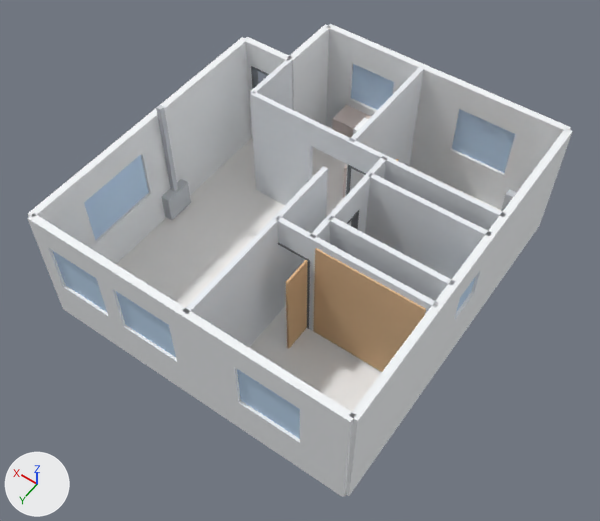
The OBJ model Departamento_01-01.obj as it was, and as the next commit left it.
Rendered twice from a 50 mm camera at (-2.49, 4.73, 12.86) aimed at (2.96, -2.89, 0.88). Every picture has the same lights, and +X, +Y and +Z are marked at lower left. The first picture is the older version. Where no turn or scale is listed for an object, it has been applied to the vertices.

The first picture shows '00_Piso_Ceramico_33x33', '01B_Ventanas_Aluminio', '01_Muros_Exteriores', '02C_Hojas_Puertas_Madera', '02E_Placards_Corredizos_Madera', '02_Tabiques_Interiores', '03_Calefactores_Tiro_Balanceado', '04_Equipamiento_Cocina_Bano' and 2 more.
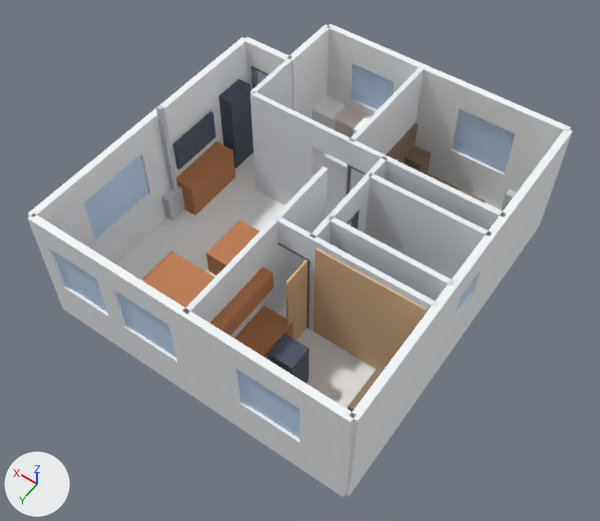
Changed parts and their boxes [x1, y1, x2, y2] in the pictures (600 x 521 px):
'05B_Muebles_Madera_Caoba', added (orange): after [142, 142, 293, 359]
'05D_Electronica_Y_Perchero', added: after [173, 79, 309, 383]
'05C_Muebles_Madera_Nogal', added: after [348, 123, 486, 412]
'04B_Sanitarios_Y_Termo', unchanged, uncovered by the edit: before [353, 117, 368, 135]; after [312, 96, 368, 217]

Diff of the bpy script that builds the scene:
```diff
--- a/Departamento_01-01.obj.py
+++ b/Departamento_01-01.obj.py
@@ mat_electronics_black @@
+mat_electronics_black = principled_material('Electronics_Black')
+mat_electronics_black.base_color = (0.08, 0.1, 0.14)  # greyish blue #505969
+mat_electronics_black.roughness = 0.827
@@ mat_furniture_wood_walnut @@
+mat_furniture_wood_walnut = principled_material('Furniture_Wood_Walnut')
+mat_furniture_wood_walnut.base_color = (0.29, 0.2, 0.13)  # brown #937c65
+mat_furniture_wood_walnut.roughness = 0.827
@@ mat_furniture_wood_mahogany @@
+mat_furniture_wood_mahogany = principled_material('Furniture_Wood_Mahogany')
+mat_furniture_wood_mahogany.base_color = (0.56, 0.22, 0.09)  # orange #c58155
+mat_furniture_wood_mahogany.roughness = 0.827
@@ me_05d_electronica_y_perchero @@
+me_05d_electronica_y_perchero.from_pydata(...)  # a box spanning x 5.93..6.23, y -5.34..-4.7, z 0.0..1.86; a box spanning x 6.13..6.19, y -4.39..-3.25, z 1.05..1.71; a box spanning x 1.68..2.18, y -1.36..-0.88, z 0.0..1.06
+me_05d_electronica_y_perchero.materials.append(mat_electronics_black)  # greyish blue #505969
@@ me_05c_muebles_madera_nogal @@
+me_05c_muebles_madera_nogal.from_pydata(...)  # a box spanning x 2.89..2.95, y -6.91..-4.69, z 0.1..1.25; a box spanning x 1.0..2.9, y -6.53..-5.07, z 0.0..0.48; a box spanning x 2.51..2.93, y -5.08..-4.64, z 0.0..0.62; a box spanning x 2.51..2.93, y -6.93..-6.51, z 0.0..0.62; a box spanning x 0.04..0.36, y -1.29..-0.47, z 0.0..1.84; a box spanning x 0.13..0.57, y -2.18..-1.74, z 0.0..0.74
+me_05c_muebles_madera_nogal.materials.append(mat_furniture_wood_walnut)  # brown #937c65
@@ me_05b_muebles_madera_caoba @@
+me_05b_muebles_madera_caoba.from_pydata(...)  # a box spanning x 5.78..6.22, y -4.48..-3.16, z 0.0..0.8; a box spanning x 4.11..4.65, y -3.23..-2.21, z 0.0..0.56; a box spanning x 4.01..5.09, y -1.76..-0.68, z 0.0..0.76; a box spanning x 2.32..2.96, y -1.78..-0.14, z 0.0..0.76; a box spanning x 1.35..2.32, y -0.67..-0.09, z 0.0..0.76; a box spanning x 2.73..2.95, y -1.8..-0.22, z 1.43..1.85
+me_05b_muebles_madera_caoba.materials.append(mat_furniture_wood_mahogany)  # orange #c58155
@@ ob_05d_electronica_y_perchero @@
+ob_05d_electronica_y_perchero = bpy.data.objects.new('05D_Electronica_Y_Perchero', me_05d_electronica_y_perchero)
+ob_05d_electronica_y_perchero.location = (0.0, 0.0, 0.0)
@@ ob_05c_muebles_madera_nogal @@
+ob_05c_muebles_madera_nogal = bpy.data.objects.new('05C_Muebles_Madera_Nogal', me_05c_muebles_madera_nogal)
+ob_05c_muebles_madera_nogal.location = (0.0, 0.0, 0.0)
@@ ob_05b_muebles_madera_caoba @@
+ob_05b_muebles_madera_caoba = bpy.data.objects.new('05B_Muebles_Madera_Caoba', me_05b_muebles_madera_caoba)
+ob_05b_muebles_madera_caoba.location = (0.0, 0.0, 0.0)
```
